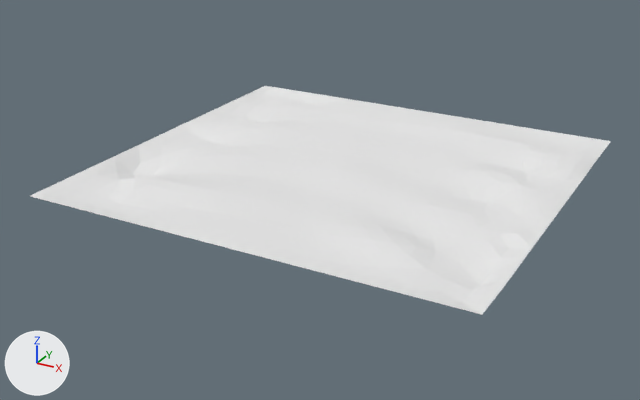
One commit to the Blender file Framework/Resource/Environment/Cave/FloorSlop01.blend: the scene before it, then after it.
Before and after are seen from a 50 mm lens placed at (5.9, -34.4, 11.9), pointed at (-8.5, -8.3, -1.1). The lights are fixed; the arrows at lower left show +X, +Y and +Z.

Before the edit, the objects in view are built like this:
```python
mat_mi_env_struct_ruinsexterior_sildingdust_01 = diffuse_material('MI_ENV_Struct_RuinsExterior_SildingDust_01')
mat_mi_env_struct_ruinsexterior_sildingdust_01.base_color = (0.8, 0.8, 0.8)  # white #e7e7e7
me_sm_env_nature_cave_floor_slope_15m_md = bpy.data.meshes.new('SM_ENV_NATURE_Cave_Floor_Slope_15m.md')
me_sm_env_nature_cave_floor_slope_15m_md.from_pydata(...)  # 553 vertices, 1014 faces; spans x -16.0..0.0, y -15.0..0.0, z -0.5..0.2
me_sm_env_nature_cave_floor_slope_15m_md.materials.append(mat_mi_env_struct_ruinsexterior_sildingdust_01)  # white #e7e7e7
ob_sm_env_nature_cave_floor_slope_15m_mo = bpy.data.objects.new('SM_ENV_NATURE_Cave_Floor_Slope_15m.mo', me_sm_env_nature_cave_floor_slope_15m_md)
ob_sm_env_nature_cave_floor_slope_15m_mo.location = (0.0, 0.0, 0.0)
```
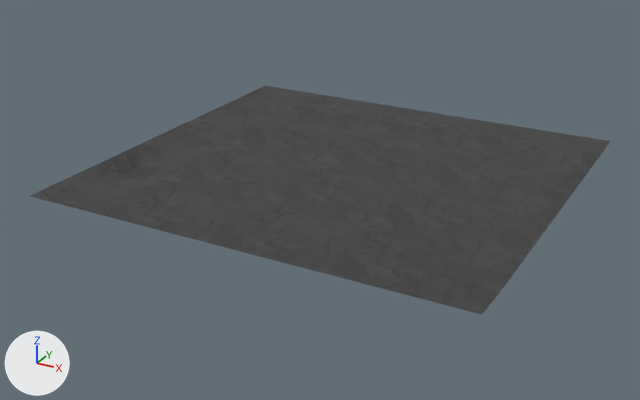
Location of each change, (x1, y1, x2, y2) in pixels of the pictures (640 x 400 px):
```json
{"object": "SM_ENV_NATURE_Cave_Floor_Slope_15m.mo", "change": "surface changed", "before": [30, 86, 611, 315], "after": [30, 86, 611, 315], "on screen": "white to grey"}
```

Scene script edits in JSON lines:
```json
{"op": "add", "block": "img_t_env_nautre_cave_floor_01_bc_dds", "code": ["img_t_env_nautre_cave_floor_01_bc_dds = load_image('T_ENV_NAUTRE_Cave_Floor_01_BC.dds', 'T_ENV_NAUTRE_Cave_Floor_01_BC.dds', 1024, 1024, 'sRGB')"]}
{"op": "add", "block": "img_t_env_nautre_cave_floor_01_mra_dds", "code": ["img_t_env_nautre_cave_floor_01_mra_dds = load_image('T_ENV_NAUTRE_Cave_Floor_01_MRA.dds', 'T_ENV_NAUTRE_Cave_Floor_01_MRA.dds', 1024, 1024, 'sRGB')"]}
{"block": "mat_mi_env_struct_ruinsexterior_sildingdust_01", "change": "nodes: BsdfDiffuse, OutputMaterial"}
{"block": "mat_mi_env_struct_ruinsexterior_sildingdust_01", "change": "nodes: BsdfPrincipled, OutputMaterial, SeparateColor, TexImage x2"}
{"block": "mat_mi_env_struct_ruinsexterior_sildingdust_01", "change": "uses the picture img_t_env_nautre_cave_floor_01_bc_dds"}
{"block": "mat_mi_env_struct_ruinsexterior_sildingdust_01", "change": "uses the picture img_t_env_nautre_cave_floor_01_mra_dds"}
```
